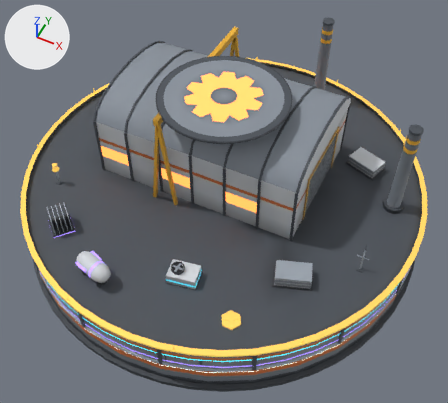
Renders of the glTF model assets/models/fabricator_l_far.glb from each side of a commit.
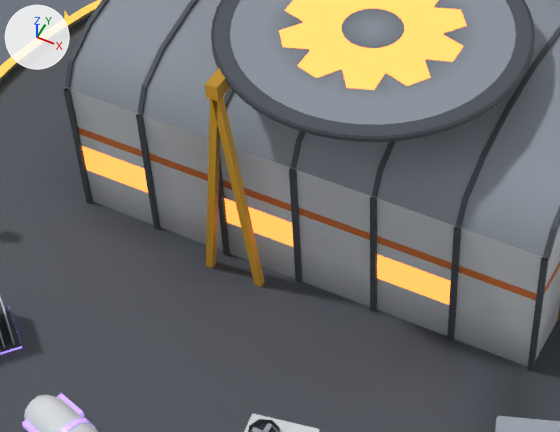
The first picture shows the older version from a camera (50 mm lens) standing at (10.0, -20.1, 25.9) and looking at (0.7, -1.4, 2.5). The close-ups show the older and then the newer version on the part from 15% to 68% of the width and 21% to 66% of the height of that picture. Only the edits that show in the close-ups are written down. Arrows for +X, +Y and +Z are at upper left; the lights stay in place. Vertices at exactly the same position are counted once.

The older version as bpy lines, for what is in view:
```python
me_l4_001 = bpy.data.meshes.new('L4.001')
me_l4_001.from_pydata(...)  # 250 vertices, 284 faces; spans x -10.2..10.2, y -10.2..10.2, z 1.7..3.8
# faces by material slot: [134, 150]
me_l4_001.materials.append(mat_l4band_001)
me_l4_001.materials.append(mat_palette_001)
me_l5_001 = bpy.data.meshes.new('L5.001')
me_l5_001.from_pydata(...)  # 296 vertices, 340 faces; spans x -10.3..10.3, y -10.3..10.3, z 2.5..3.9
# faces by material slot: [322, 18]
me_l5_001.materials.append(mat_l5gold_001)
me_l5_001.materials.append(mat_palette_001)
me_roof = bpy.data.meshes.new('Roof')
me_roof.from_pydata(...)  # 3296 vertices, 4488 faces; spans x -10.2..10.2, y -10.2..10.2, z 1.4..8.0
# faces by material slot: [1080, 3408]
me_roof.materials.append(mat_neon_001)
me_roof.materials.append(mat_palette_001)
ob_l4 = bpy.data.objects.new('L4', me_l4_001)
ob_l4.location = (0.0, 0.0, 0.0)
ob_l5 = bpy.data.objects.new('L5', me_l5_001)
ob_l5.location = (0.0, 0.0, 0.0)
ob_roof = bpy.data.objects.new('Roof', me_roof)
ob_roof.location = (0.0, 0.0, 0.0)
# also in view: 'L3' at (0.0, 0.0, 2.8)
```
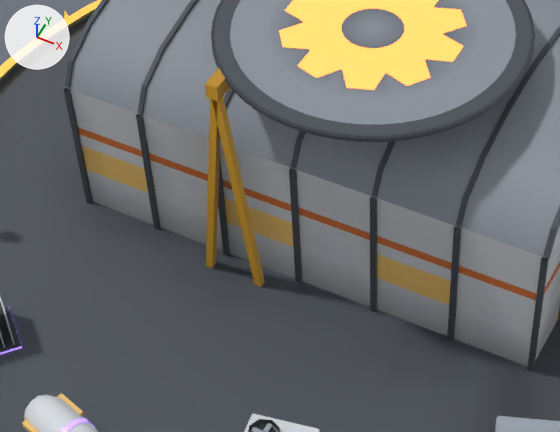
What the commit changed:
me_l4_001 has 250 vertices, 284 faces and spans x -10.2..10.2, y -10.2..10.2, z 1.7..3.8.
me_l4_001 is used by ob_l4; location (0.0, 0.0, 0.0).
me_l4_001 part 1: 16 faces spanning x -3.1..-2.2, y -8.6..-7.5, z 3.4..3.6 switch from mat_l4band_001 to mat_palette_001.
me_roof has 3296 vertices, 4488 faces and spans x -10.2..10.2, y -10.2..10.2, z 1.4..8.0.
me_roof is used by ob_roof; location (0.0, 0.0, 0.0).
me_roof part 2: 22 faces spanning x -5.9..4.7, y -9.7..4.7, z 1.7..4.3 switch from mat_neon_001 to mat_palette_001.

Location of each change, (x1, y1, x2, y2) in pixels of the close-ups (560 x 432 px):
part 1 of me_l4_001, recoloured
    both: (22, 393, 84, 432)
part 2 of me_roof, recoloured
    both: (82, 146, 451, 305)
